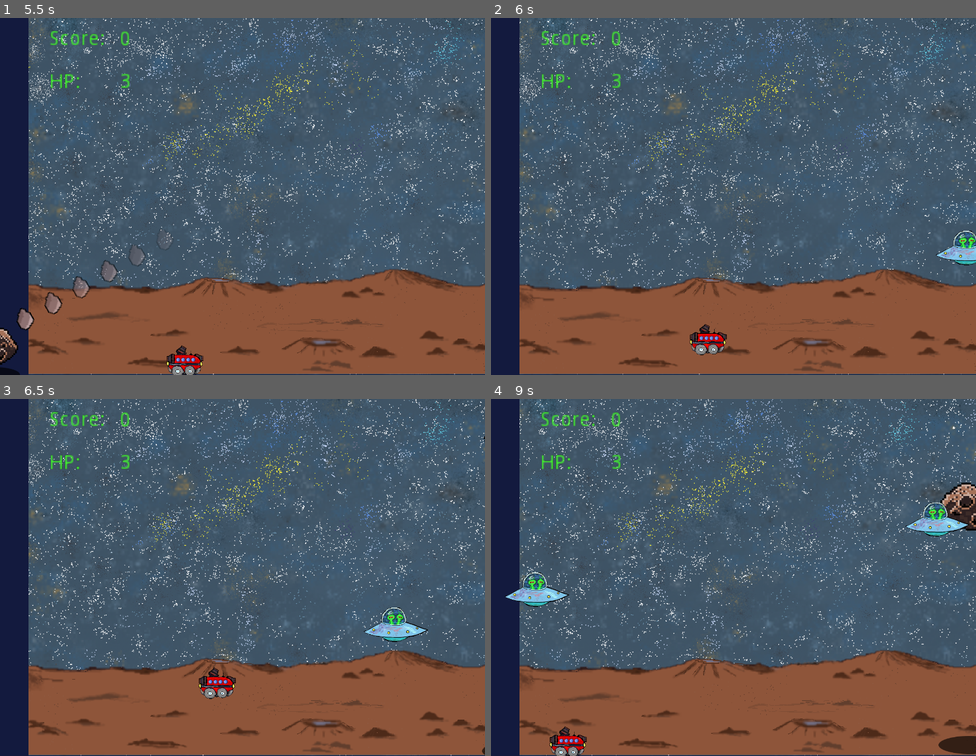
Above: before the commit, frames 1-4 (two rows, left to right).
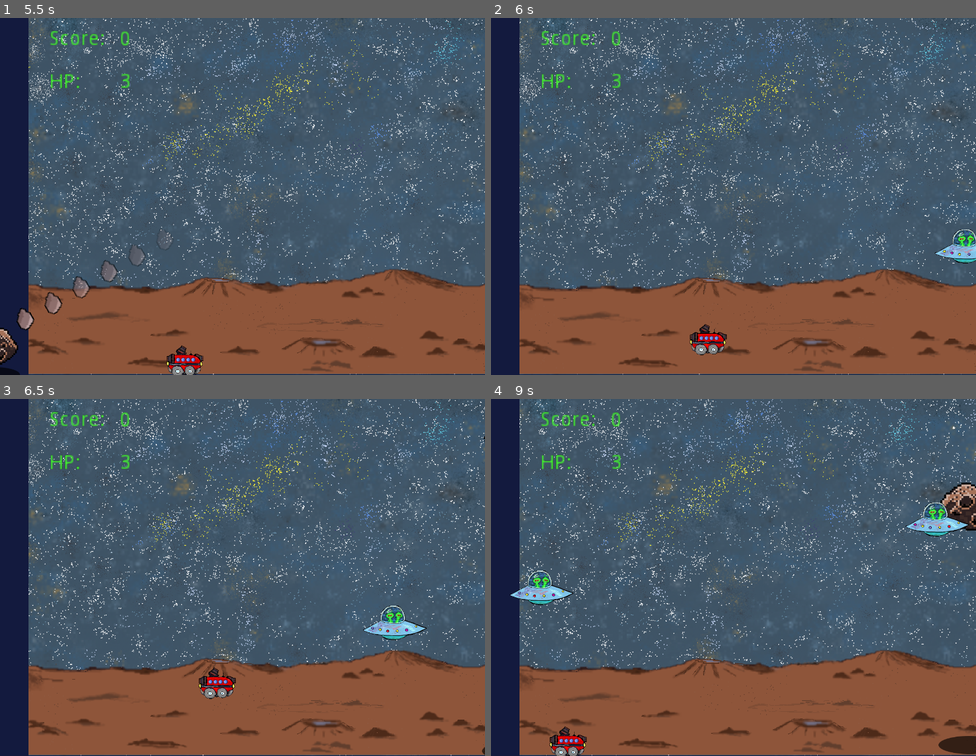
Above: after the commit, the same moments.

Repository: 13hnguyen/EchoWorld
Game: Godot game, scene res://Menus/MainMenu.tscn
Same seed, same stepped clock (60 frames per second), same inputs: the game is played once before the commit and once after it.
Inputs (mouse positions are in pixels of both pictures, inside the frame that each line leads up to):
- Up to frame 1 (5.5 s): click "NEW GAME" at 0.5 s; click (329, 164) at 1.27 s; type "Alex" at 1.35 s; click "NEW GAME" at 2 s; click "OK" at 2.75 s; hold D (move_right) 3.53-4.28 s; hold S (move_down) 4.28-5.03 s; hold D (move_right) from 5.03 s (still down)
- Up to frame 2 (6 s): release D (move_right) at 5.78 s; hold W (move_up) from 5.78 s (still down)
- Up to frame 3 (6.5 s): keep holding W (move_up)
- Up to frame 4 (9 s): release W (move_up) at 6.53 s; hold Left (move_left) 6.53-8.03 s; hold S (move_down) 8.03-8.78 s; hold D (move_right) from 8.78 s (still down)

Frame 1 is identical in both runs. In frame 2, 0.4% of the frame differs, in the area x 91-100%, y 59-70%; in frame 3, 0.5%; in frame 4, 0.6%, in the area x 2-97%, y 34-59%.

Commit message:
added enemy animation

Diff:
--- a/Final_Project/Enemy/Enemy.gd
+++ b/Final_Project/Enemy/Enemy.gd
@@ -9,6 +9,7 @@
   velocity.x = -speed.x
 
 func _physics_process(delta: float) -> void:
+  get_node("AnimationPlayer").play("Flashlights")
   velocity.y += gravity * delta
   velocity.y = move_and_slide( velocity, Vector2.UP ).y
   velocity.x *= -1 if is_on_wall() else 1
--- a/Final_Project/Enemy/Enemy.tscn
+++ b/Final_Project/Enemy/Enemy.tscn
@@ -1,10 +1,25 @@
 [gd_scene load_steps=4 format=2]
 
 [ext_resource path="res://Enemy/Enemy.gd" type="Script" id=1]
-[ext_resource path="res://Art/alian.png" type="Texture" id=2]
+[ext_resource path="res://Art/alian-Sheet.png" type="Texture" id=2]
 
-[sub_resource type="RectangleShape2D" id=1]
-extents = Vector2( 36.8, 39 )
+[sub_resource type="Animation" id=1]
+resource_name = "Flashlights"
+length = 1.2
+loop = true
+step = 0.2
+tracks/0/type = "value"
+tracks/0/path = NodePath("Sprite:frame")
+tracks/0/interp = 1
+tracks/0/loop_wrap = true
+tracks/0/imported = false
+tracks/0/enabled = true
+tracks/0/keys = {
+"times": PoolRealArray( 0, 0.2, 0.4, 0.6, 0.8, 1 ),
+"transitions": PoolRealArray( 1, 1, 1, 1, 1, 1 ),
+"update": 1,
+"values": [ 0, 1, 2, 3, 4, 5 ]
+}
 
 [node name="Enemy" type="KinematicBody2D" groups=[
 "enemy",
@@ -20,7 +35,13 @@
 [node name="Sprite" type="Sprite" parent="."]
 position = Vector2( 0, -40 )
 texture = ExtResource( 2 )
+hframes = 3
+vframes = 2
+frame = 3
 
-[node name="CollisionShape2D" type="CollisionShape2D" parent="."]
+[node name="CollisionShape2D" type="CollisionPolygon2D" parent="."]
 position = Vector2( 0, -39 )
-shape = SubResource( 1 )
+polygon = PoolVector2Array( -42.5786, 22.4003, -35.5076, 37.603, -2.98065, 43.967, 35.9102, 39.0173, 44.0419, 23.1074, 29.5463, 14.6221, -1.21289, 11.0865, -29.1436, 16.0363 )
+
+[node name="AnimationPlayer" type="AnimationPlayer" parent="."]
+anims/Flashlights = SubResource( 1 )
--- a/Final_Project/GameData/gamedata.json
+++ b/Final_Project/GameData/gamedata.json
@@ -1 +1 @@
-[{"players":[{"health":3,"level":1,"name":"Amanda","score":3 …(567 unchanged characters)… 3,"level":0,"name":"John Doe","score":0}]}]
+[{"players":[{"health":3,"level":1,"name":"Amanda","score":3 …(567 unchanged characters)… 3,"level":0,"name":"John Doe","score":0},{"health":3,"level":0,"name":"John Doe","score":0},{"health":0,"level":-1,"name":"g","score":1600},{"health":3,"level":0,"name":"g","score":0}]}]
Binary file added: Final_Project/Art/alian-Sheet.png
Not shown, added: Final_Project/Art/alian-Sheet.png.import
Not shown, changed: .DS_Store
Not shown, changed: Final_Project/.DS_Store
